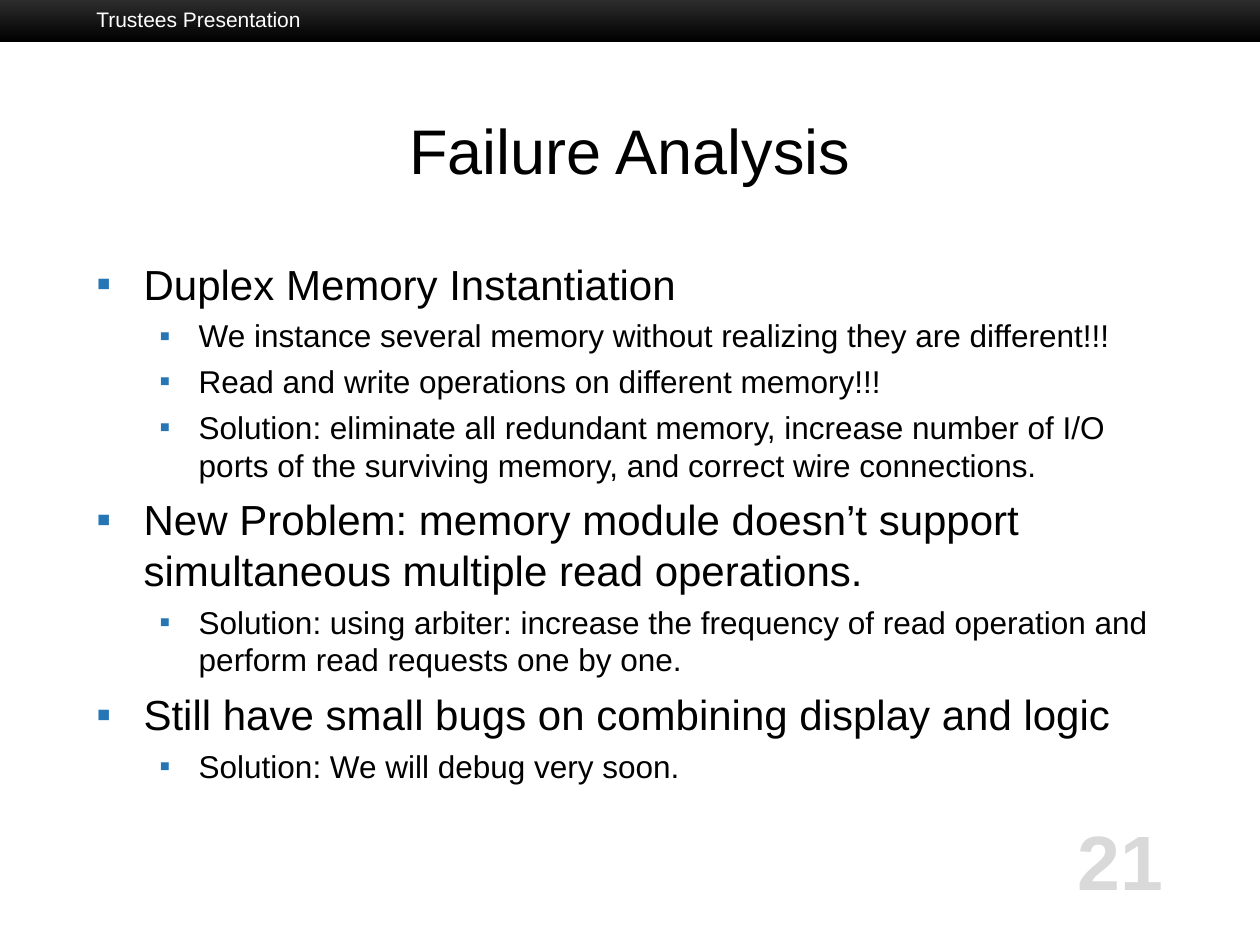
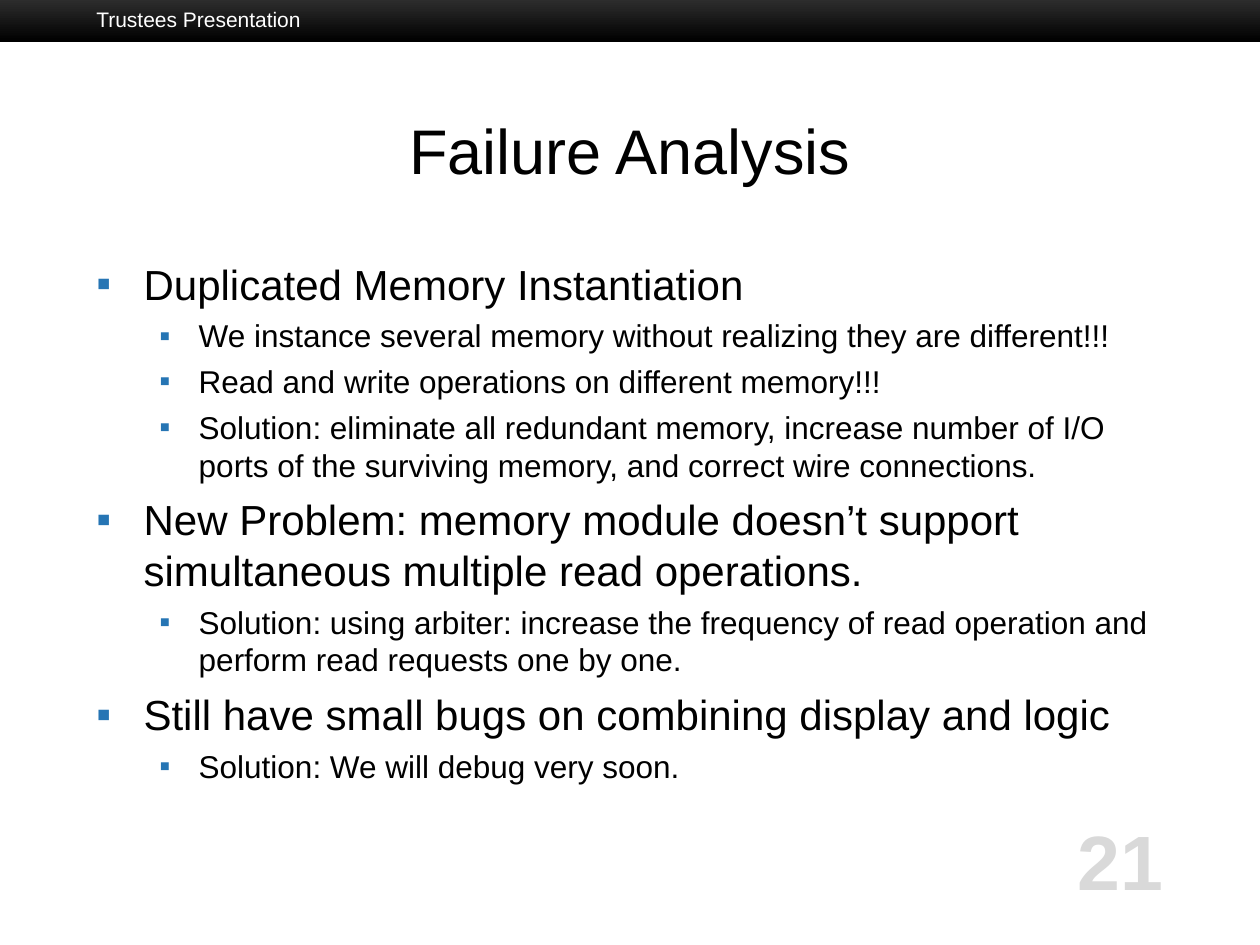
Before and after one commit to BU-EC551/DiggerGame, a slide deck: slide 21 of Kissgoodbye_EC551_FinalProject/Kissgoodbye_EC551_FinalProject.ppt. Drawn at 1260x945 pixels with LibreOffice and Linux fonts; fonts in the diff are those of the drawing; background and template pictures are left out. Boxes give left, top, right and bottom in pixels: in the first picture for what was removed or moved away, otherwise in the second. Text is boxed around its words. In the diff, an @@ line names an element or a change of style, - is before the commit and + after.

Commit message:
final presentation by group kissgoodbye
latest version

```diff
--- a/Kissgoodbye_EC551_FinalProject/Kissgoodbye_EC551_FinalProject.ppt
+++ b/Kissgoodbye_EC551_FinalProject/Kissgoodbye_EC551_FinalProject.ppt
@@ text at bbox=[144, 269, 743, 308]: text changed @@
-▪ Duplex Memory Instantiation
+▪ Duplicated Memory Instantiation
```
